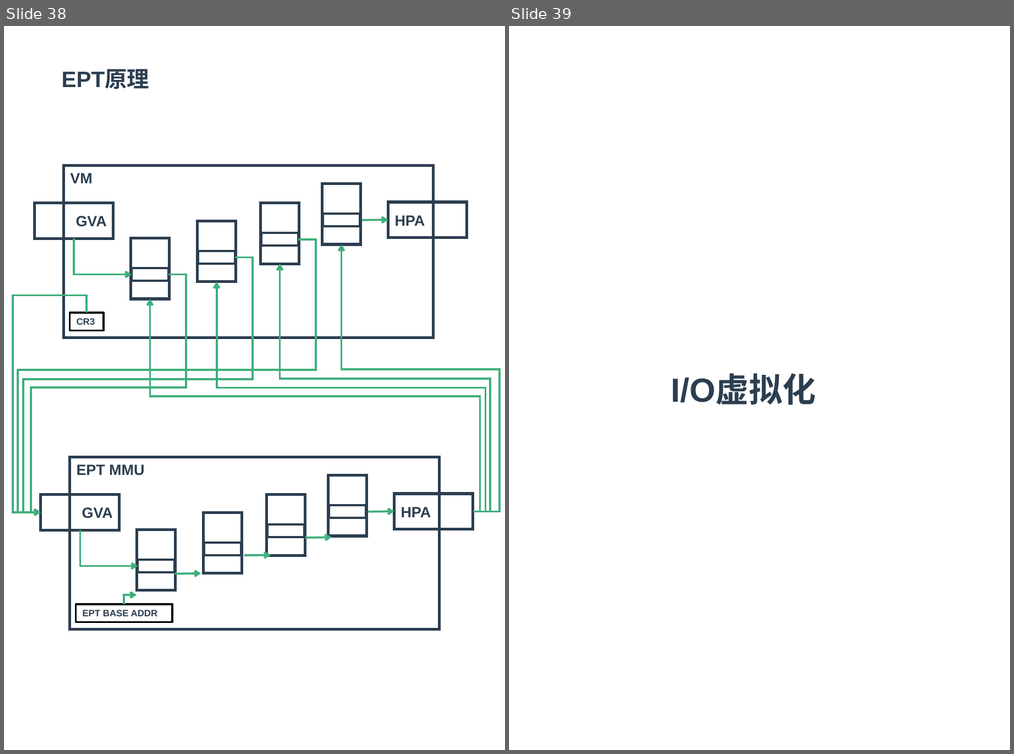
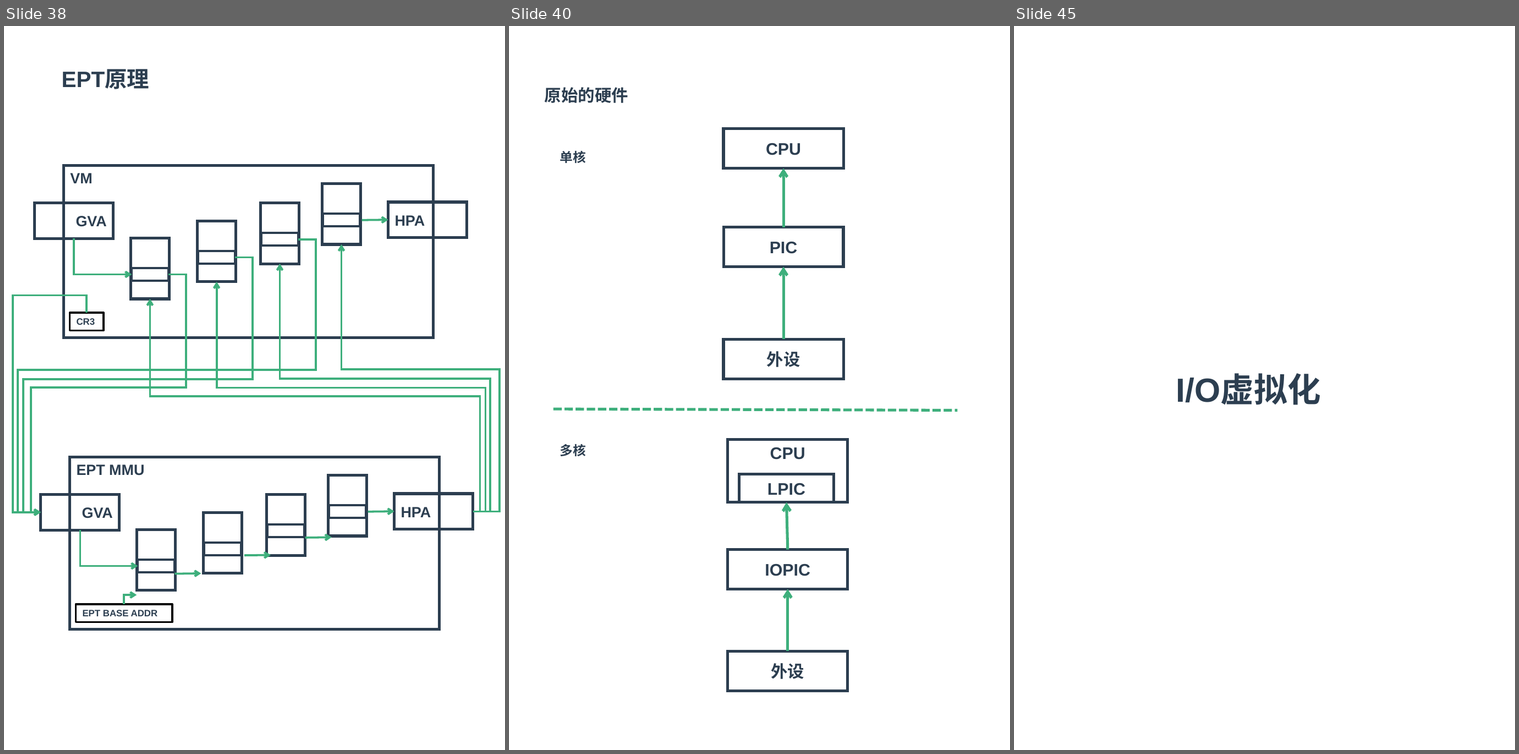
Before and after one commit to zaiqiang-dong/zaiqiang, a slide deck: picture/vitrualization/vitrualization.pptx. Shown side by side, each under a label of ours: slides 38 and 39 before the commit, slides 38, 40 and 45 after it; the slides between them are not shown. The pictures are 1014x754 and 1519x754 pixels, drawn with LibreOffice and Linux fonts; fonts in the diff are those of the drawing. Boxes give left, top, right and bottom in pixels: in the first picture for what was removed or moved away, otherwise in the second. Text is boxed around its words. In the diff, an @@ line names an element or a change of style, - is before the commit and + after.

```diff
--- a/picture/vitrualization/vitrualization.pptx
+++ b/picture/vitrualization/vitrualization.pptx
@@ slide 40 added at (x1=509, y1=26, x2=1010, y2=750), background #FFFFFF @@
@@ text added at (x1=545, y1=87, x2=628, y2=103), 18 pt, text #2C3E50, bold @@
+原始的硬件
@@ rectangle added at (x1=724, y1=129, x2=844, y2=168), outline #2C3E50 3 pt, 18 pt, text #2C3E50, bold @@
+CPU
@@ text added at (x1=560, y1=151, x2=586, y2=163), 14 pt, text #2C3E50, bold @@
+单核
@@ arrow added from (783, 227) to (783, 168), #3EAF7C 3 pt @@
@@ rectangle added at (x1=724, y1=227, x2=843, y2=266), outline #2C3E50 3 pt, 18 pt, text #2C3E50, bold @@
+PIC
@@ arrow added from (783, 340) to (783, 266), #3EAF7C 3 pt @@
@@ rectangle added at (x1=724, y1=340, x2=844, y2=379), outline #2C3E50 3 pt, 18 pt, text #2C3E50, bold @@
+外设
@@ line added from (553, 409) to (957, 410), #3EAF7C 3 pt dashed @@
@@ text added at (x1=560, y1=444, x2=586, y2=456), 14 pt, text #2C3E50, bold @@
+多核
@@ rectangle added at (x1=727, y1=439, x2=848, y2=502), outline #2C3E50 3 pt, 18 pt, text #2C3E50, bold @@
+CPU
@@ rectangle added at (x1=739, y1=474, x2=833, y2=502), outline #2C3E50 3 pt, 18 pt, text #2C3E50, bold @@
+LPIC
@@ arrow added from (788, 549) to (786, 502), #3EAF7C 3 pt @@
@@ rectangle added at (x1=727, y1=549, x2=848, y2=589), outline #2C3E50 3 pt, 18 pt, text #2C3E50, bold @@
+IOPIC
@@ arrow added from (788, 651) to (788, 589), #3EAF7C 3 pt @@
@@ rectangle added at (x1=727, y1=651, x2=848, y2=690), outline #2C3E50 3 pt, 18 pt, text #2C3E50, bold @@
+外设
@@ what was slide 39 is now slide 45 @@
```
Also in this commit, not shown: 1 slide changed, 5 other slides added, 1 slide removed, 7 other files.
